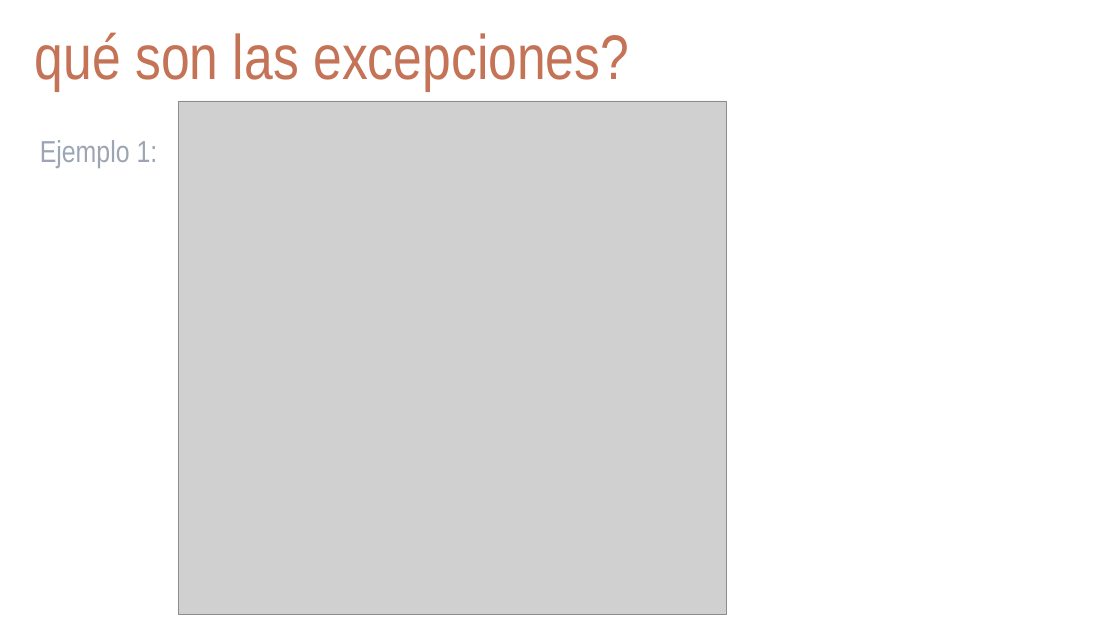
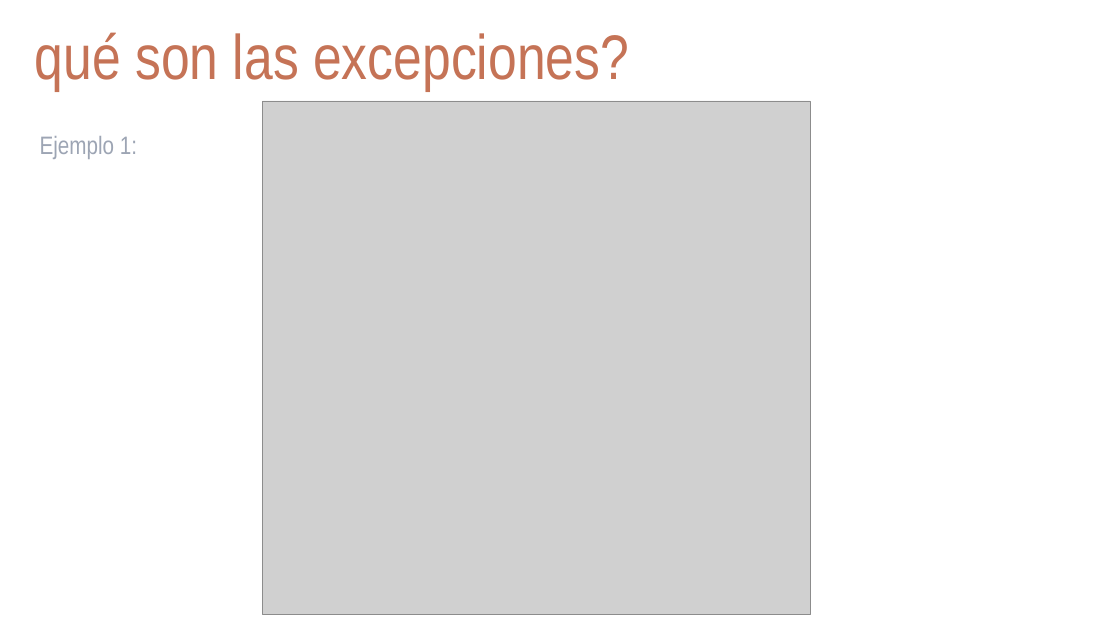
Before and after one commit to arturoblasco/PROG23, a slide deck: slide 4 of UD03/ud03_excepciones.pptx. Drawn at 1120x630 pixels with LibreOffice and Linux fonts; fonts in the diff are those of the drawing; grey boxes stand for pictures; background and template pictures are left out. Boxes give left, top, right and bottom in pixels: in the first picture for what was removed or moved away, otherwise in the second. Text is boxed around its words. In the diff, an @@ line names an element or a change of style, - is before the commit and + after.

```diff
--- a/UD03/ud03_excepciones.pptx
+++ b/UD03/ud03_excepciones.pptx
@@ text "Ejemplo 1:" at (x1=40, y1=136, x2=137, y2=159): size 26 to 21.6 pt @@
@@ picture moved from (x1=179, y1=101, x2=727, y2=614) to (x1=263, y1=101, x2=811, y2=614) @@
```
Also in this commit, not shown: 18 other slides changed, 2 other files.
